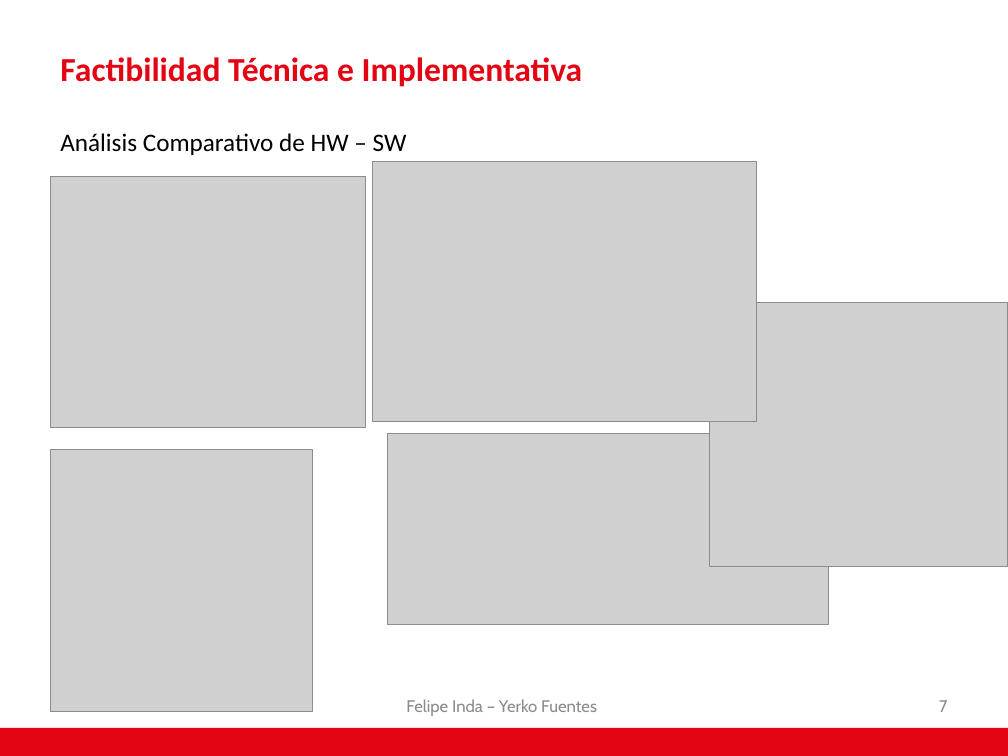
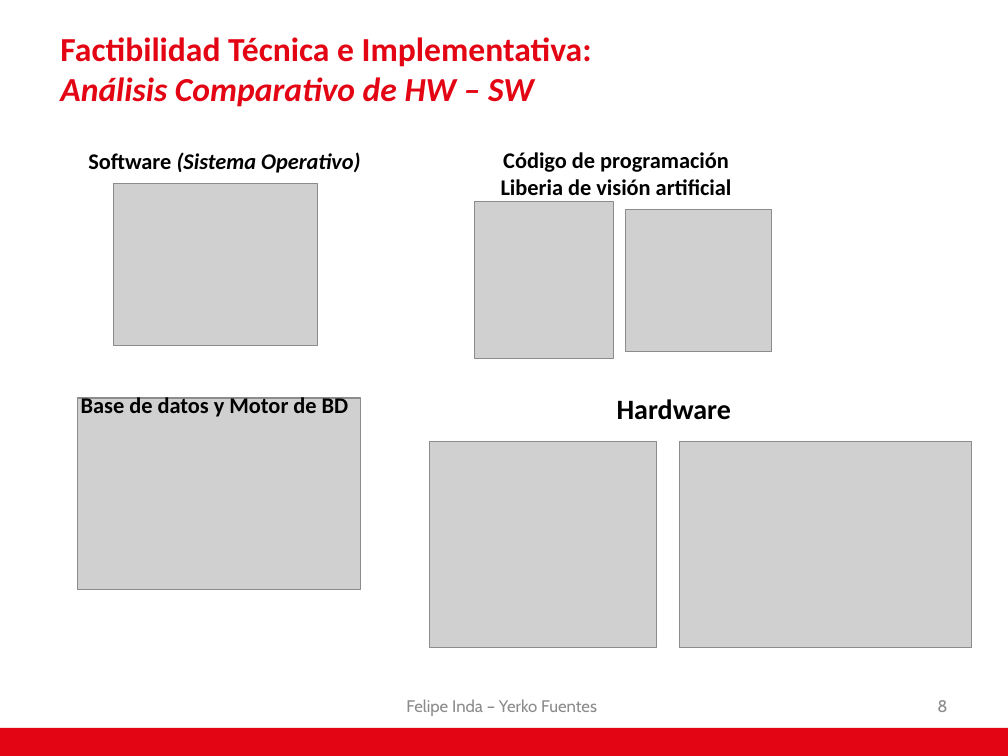
Before and after one commit to AdNNNN/inacap.2019, a slide deck: slide 8 of trabajos.inacap.2019/Preparacion y evaluacion de proyecto (PEP)/Visión artificial para el control vehicular .pptx (slide 7 before the commit). Drawn at 1008x756 pixels with LibreOffice and Linux fonts; fonts in the diff are those of the drawing; grey boxes stand for pictures; background and template pictures are left out. Boxes give left, top, right and bottom in pixels: in the first picture for what was removed or moved away, otherwise in the second. Text is boxed around its words. In the diff, an @@ line names an element or a change of style, - is before the commit and + after.

```diff
--- a/trabajos.inacap.2019/Preparacion y evaluacion de proyecto (PEP)/Visión artificial para el control vehicular .pptx
+++ b/trabajos.inacap.2019/Preparacion y evaluacion de proyecto (PEP)/Visión artificial para el control vehicular .pptx
@@ title at [60,37,592,107]: text changed @@
-Factibilidad Técnica e Implementativa
+Factibilidad Técnica e Implementativa: Análisis Comparativo de HW – SW
@@ text removed at [60,133,407,155] @@
-Análisis Comparativo de HW – SW
@@ text added at [88,152,360,173], 16 pt, text #000000, bold, italic @@
+Software (Sistema Operativo)
@@ text added at [501,152,732,195], 16 pt, text #000000, bold @@
+Código de programación Liberia de visión artificial
@@ picture: place and size @@
-picture at [50,176,365,427]
+picture at [114,183,318,346]
@@ picture: place and size @@
-picture at [50,450,312,712]
+picture at [475,202,614,359]
@@ picture: place and size @@
-picture at [710,302,1008,566]
+picture at [626,210,772,352]
@@ picture: place and size @@
-picture at [372,162,757,422]
+picture at [78,398,360,590]
@@ text added at [81,394,349,417], 16 pt, text #000000, bold @@
+Base de datos y Motor de BD
@@ text added at [617,399,731,420], 20 pt, text #000000, bold @@
+Hardware
@@ picture removed at [387,433,829,625] @@
@@ picture added at [429,442,656,648] @@
@@ picture added at [679,442,972,648] @@
@@ page number at [937,700,947,712]: text changed @@
-7
+8
```
Also in this commit, not shown: 12 other slides changed, 2 slides added.
